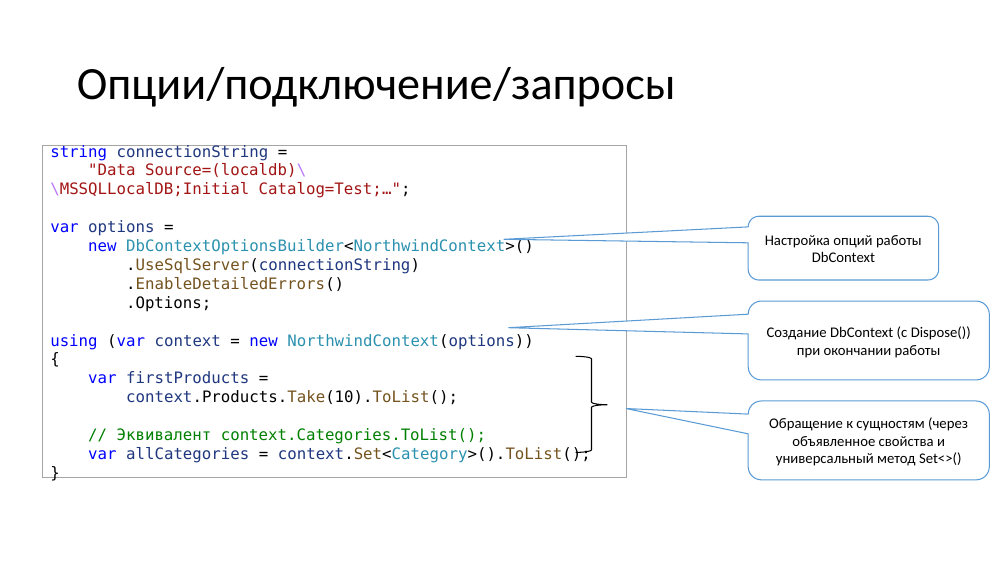
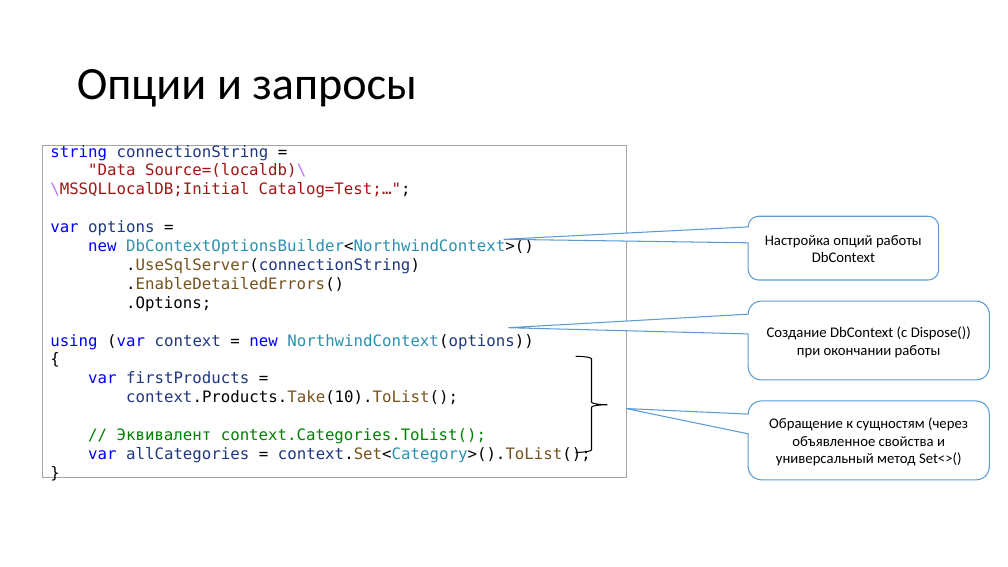
Before and after one commit to MihailRomanov/asp_net_course_2024, a slide deck: slide 13 of Modules/02. Some standard libraries/02. ADO.Net and ORMs/04. EF Core.pptx. Drawn at 1008x567 pixels with LibreOffice and Linux fonts; fonts in the diff are those of the drawing. Boxes give left, top, right and bottom in pixels: in the first picture for what was removed or moved away, otherwise in the second. Text is boxed around its words. In the diff, an @@ line names an element or a change of style, - is before the commit and + after.

```diff
--- a/Modules/02. Some standard libraries/02. ADO.Net and ORMs/04. EF Core.pptx
+++ b/Modules/02. Some standard libraries/02. ADO.Net and ORMs/04. EF Core.pptx
@@ title at box(77, 69, 416, 107): text changed @@
-Опции/подключение/запросы
+Опции и запросы
```
Also in this commit, not shown: 17 other slides changed.
